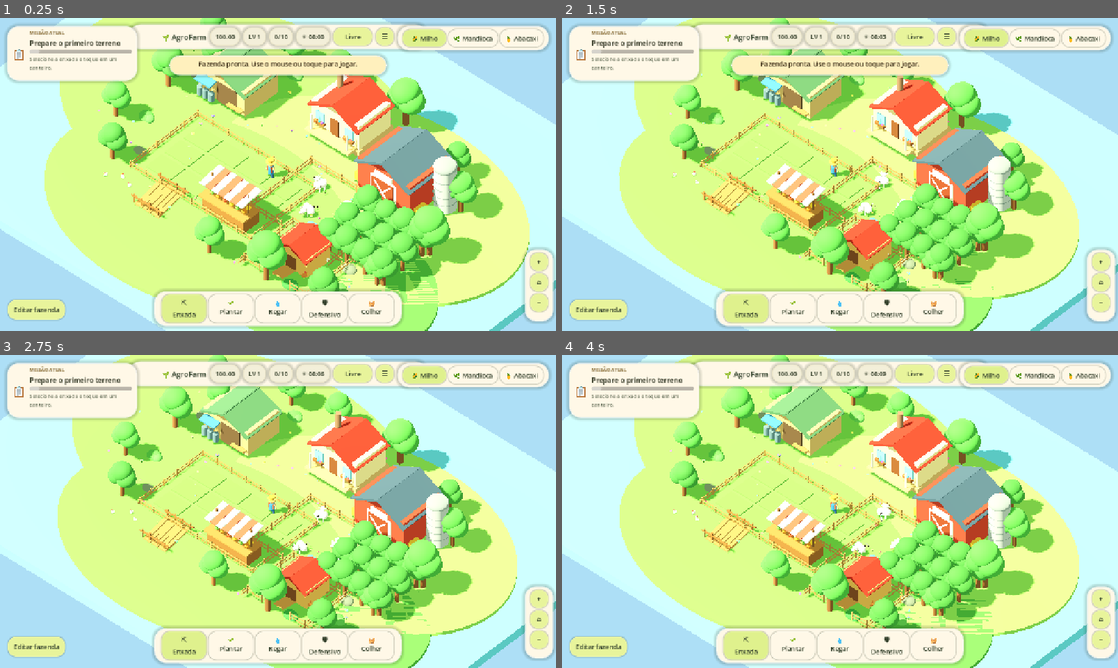
Above: before the commit, frames 1-4 (two rows, left to right).
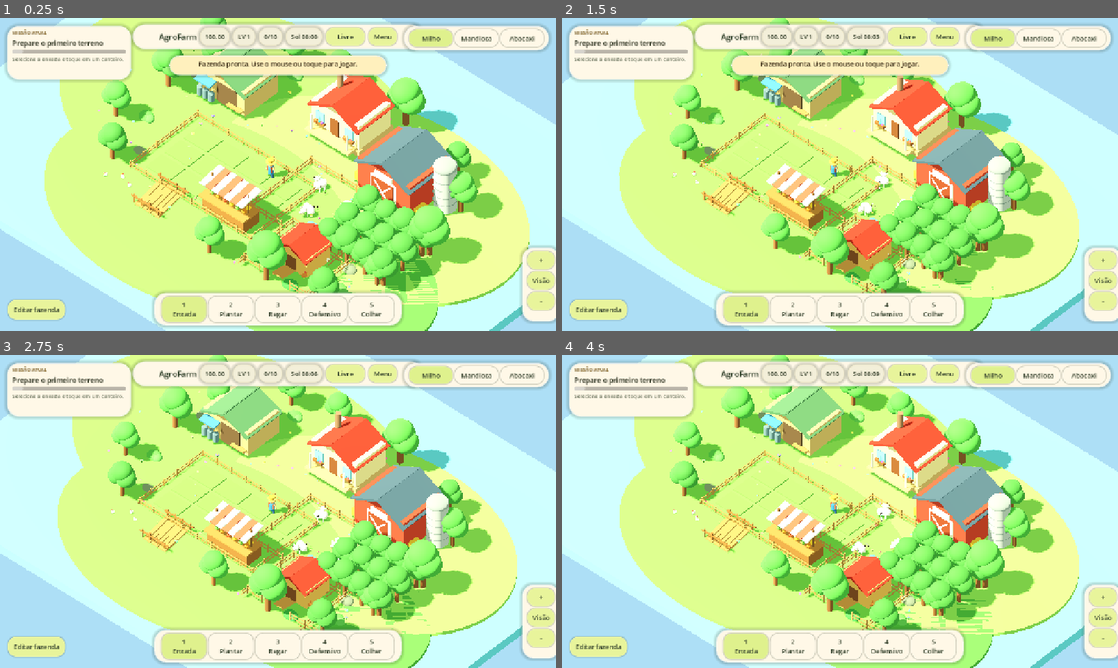
Above: after the commit, the same moments.

Repository: stepoil-debug/agrofarm
Game: Godot game, scene res://scenes/main.tscn
Same seed, same stepped clock (60 frames per second), same inputs: the game is played once before the commit and once after it.
Inputs (mouse positions are in pixels of both pictures, inside the frame that each line leads up to):
- Up to frame 1 (0.25 s): no input
- Up to frame 2 (1.5 s): click "Livre" at 0.5 s; click "☰" (after the commit: "Menu") at 1.25 s
- Up to frame 3 (2.75 s): click "+" at 2 s
- Up to frame 4 (4 s): click "⌂" (after the commit: "Visão") at 2.75 s; click (1101, 636) at 3.5 s, where only the run after the commit has a clickable "-"

The runs differ from the first frame. In frame 1, 4.4% of the frame differs, in the area x 1-100%, y 1-99%; in frame 2, 4.4%; in frame 3, 4.4%; in frame 4, 4.4%.

Commit message:
feat: finalizar personalização, zoom amplo e interface mobile limpa

Diff:
--- a/apps/agrofarm-godot/scripts/main_custom.gd
+++ b/apps/agrofarm-godot/scripts/main_custom.gd
@@ -88,6 +88,139 @@
 func _build_interface() -> void:
 	super()
 	_build_customization_controls()
+
+func _build_top_hud(root: Control) -> void:
+	var panel := PanelContainer.new()
+	panel.anchor_left = 0.5
+	panel.anchor_right = 0.5
+	panel.offset_left = -335
+	panel.offset_right = 335
+	panel.offset_top = 14
+	panel.offset_bottom = 72
+	panel.add_theme_stylebox_override("panel", _panel_style(Color("fff8e7"), 28))
+	root.add_child(panel)
+	var row := HBoxContainer.new()
+	row.alignment = BoxContainer.ALIGNMENT_CENTER
+	row.add_theme_constant_override("separation", 8)
+	panel.add_child(row)
+	row.add_child(_make_label("AgroFarm", 18, Color("33442d"), true))
+	for key_text in [["coins", "100.00"], ["level", "LV 1"], ["storage", "0/10"], ["clock", "Sol 08:00"]]:
+		var chip := PanelContainer.new()
+		chip.add_theme_stylebox_override("panel", _panel_style(Color("f3efd9"), 18, Color("eee8cc")))
+		var label := _make_label(key_text[1], 14, Color("39442e"), true)
+		chip.add_child(label)
+		row.add_child(chip)
+		hud[key_text[0]] = label
+	var mode_button := _make_button("Livre", _toggle_mode, Color("e8f49b"), Vector2(90, 40))
+	row.add_child(mode_button)
+	hud["mode"] = mode_button
+	row.add_child(_make_button("Menu", _open_menu, Color("e8f49b"), Vector2(66, 40)))
+
+func _build_mission_panel(root: Control) -> void:
+	var panel := PanelContainer.new()
+	panel.offset_left = 16
+	panel.offset_top = 18
+	panel.offset_right = 302
+	panel.offset_bottom = 142
+	panel.add_theme_stylebox_override("panel", _panel_style(Color("fff8e7"), 26))
+	root.add_child(panel)
+	var column := VBoxContainer.new()
+	column.size_flags_horizontal = Control.SIZE_EXPAND_FILL
+	column.add_theme_constant_override("separation", 4)
+	panel.add_child(column)
+	column.add_child(_make_label("MISSÃO ATUAL", 11, Color("8a6c2f"), true))
+	var title := _make_label("Prepare o primeiro terreno", 16, Color("3b402d"), true)
+	column.add_child(title)
+	var progress := ProgressBar.new()
+	progress.custom_minimum_size = Vector2(0, 9)
+	progress.max_value = 100
+	progress.show_percentage = false
+	column.add_child(progress)
+	var text := _make_label("Selecione a enxada e toque em um canteiro.", 12, Color("66705a"))
+	text.autowrap_mode = TextServer.AUTOWRAP_WORD_SMART
+	column.add_child(text)
+	hud["mission_title"] = title
+	hud["mission_text"] = text
+	hud["mission_progress"] = progress
+
+func _build_crop_picker(root: Control) -> void:
+	var panel := PanelContainer.new()
+	panel.anchor_left = 1.0
+	panel.anchor_right = 1.0
+	panel.offset_left = -350
+	panel.offset_right = -16
+	panel.offset_top = 18
+	panel.offset_bottom = 75
+	panel.add_theme_stylebox_override("panel", _panel_style(Color("fff8e7"), 26))
+	root.add_child(panel)
+	var row := HBoxContainer.new()
+	row.alignment = BoxContainer.ALIGNMENT_CENTER
+	row.add_theme_constant_override("separation", 5)
+	panel.add_child(row)
+	for key in CROP_DATA:
+		var info: Dictionary = CROP_DATA[key]
+		var button := _make_button(String(info["name"]), _select_crop.bind(key), Color("fff8e7"), Vector2(100, 40))
+		button.set_meta("crop", key)
+		button.add_to_group("crop_buttons")
+		row.add_child(button)
+
+func _build_toolbar(root: Control) -> void:
+	var panel := PanelContainer.new()
+	panel.anchor_left = 0.5
+	panel.anchor_right = 0.5
+	panel.anchor_top = 1.0
+	panel.anchor_bottom = 1.0
+	panel.offset_left = -285
+	panel.offset_right = 285
+	panel.offset_top = -88
+	panel.offset_bottom = -14
+	panel.add_theme_stylebox_override("panel", _panel_style(Color("fff8e7"), 26))
+	root.add_child(panel)
+	var row := HBoxContainer.new()
+	row.alignment = BoxContainer.ALIGNMENT_CENTER
+	row.add_theme_constant_override("separation", 5)
+	panel.add_child(row)
+	var tools := [["hoe", "1\nEnxada"], ["seed", "2\nPlantar"], ["water", "3\nRegar"], ["protect", "4\nDefensivo"], ["harvest", "5\nColher"]]
+	for data in tools:
+		var button := _make_button(data[1], _select_tool.bind(data[0]), Color("fff8e7"), Vector2(103, 58))
+		button.set_meta("tool", data[0])
+		button.add_to_group("tool_buttons")
+		row.add_child(button)
+
+func _build_zoom_controls(root: Control) -> void:
+	var panel := PanelContainer.new()
+	panel.anchor_left = 1.0
+	panel.anchor_right = 1.0
+	panel.anchor_top = 1.0
+	panel.anchor_bottom = 1.0
+	panel.offset_left = -78
+	panel.offset_right = -18
+	panel.offset_top = -192
+	panel.offset_bottom = -22
+	panel.add_theme_stylebox_override("panel", _panel_style(Color("fff8e7"), 24))
+	root.add_child(panel)
+	var column := VBoxContainer.new()
+	column.add_theme_constant_override("separation", 5)
+	panel.add_child(column)
+	column.add_child(_make_button("+", func(): camera_zoom = clampf(camera_zoom - 2.0, 13.0, 48.0), Color("e8f49b"), Vector2(48, 42)))
+	column.add_child(_make_button("Visão", _camera_home, Color("e8f49b"), Vector2(48, 42)))
+	column.add_child(_make_button("-", func(): camera_zoom = clampf(camera_zoom + 2.0, 13.0, 48.0), Color("e8f49b"), Vector2(48, 42)))
+
+func _update_hud() -> void:
+	if hud.is_empty() or game.is_empty():
+		return
+	hud["coins"].text = _format_coins(float(game["coins"]))
+	hud["level"].text = "LV %d" % int(game["level"])
+	hud["storage"].text = "%d/%d" % [_used_storage(), int(game["barn_capacity"])]
+	hud["mode"].text = "Livre" if String(game["mode"]) == "free" else "Realista"
+	var hour := int(day_minutes / 60.0) % 24
+	var minute := int(day_minutes) % 60
+	var weather_names := {"sunny": "Sol", "cloudy": "Nublado", "rain": "Chuva"}
+	hud["clock"].text = "%s %02d:%02d" % [weather_names.get(game.get("weather", "sunny"), "Sol"), hour, minute]
+	var mission := _mission()
+	hud["mission_title"].text = mission["title"]
+	hud["mission_text"].text = mission["text"]
+	hud["mission_progress"].value = mission["progress"]
 
 func _build_customization_controls() -> void:
 	var layer := CanvasLayer.new()
@@ -167,7 +300,7 @@
 		return
 	_clear_modal("Comprar machado")
 	modal_content.add_child(_make_label("O machado permite cortar árvores e abrir espaço para expandir a fazenda.", 15, Color("59654f")))
-	modal_content.add_child(_make_button("Comprar machado · 120 moedas", _buy_axe, Color("dff18d"), Vector2(0, 50)))
+	modal_content.add_child(_make_button("Comprar machado - 120 moedas", _buy_axe, Color("dff18d"), Vector2(0, 50)))
 
 func _buy_axe() -> void:
 	if float(game["coins"]) < AXE_COST:
@@ -344,10 +477,19 @@
 	super(key)
 
 func _open_menu() -> void:
-	super()
+	_clear_modal("AgroFarm 3D")
+	modal_content.add_child(_make_label("Jogo rural 3D preparado para computador e Android.", 18, Color("4d6245"), true))
+	modal_content.add_child(_make_label("Clique ou toque para caminhar e interagir. Botão direito gira a câmera; scroll e os botões laterais controlam o zoom.", 14, Color("66705a")))
 	modal_content.add_child(_make_label("Personalização: mova estruturas, construa cercas, corte árvores e compre novos canteiros.", 14, Color("66705a")))
-	modal_content.add_child(_make_button("Abrir modo de edição", func(): _close_modal(); if not edit_mode: _toggle_edit_mode(), Color("dff18d"), Vector2(0, 48)))
+	modal_content.add_child(_make_button("Abrir modo de edição", _open_edit_from_menu, Color("dff18d"), Vector2(0, 48)))
 	modal_content.add_child(_make_label("Madeira disponível: %d" % int(game.get("wood", 0)), 14, Color("66705a"), true))
+	modal_content.add_child(_make_button("Salvar agora", func(): _save_game(); _show_toast("Jogo salvo."), Color("e7efcb"), Vector2(0, 46)))
+	modal_content.add_child(_make_button("Reiniciar fazenda", _reset_game, Color("edc1aa"), Vector2(0, 46)))
+
+func _open_edit_from_menu() -> void:
+	_close_modal()
+	if not edit_mode:
+		_toggle_edit_mode()
 
 func _reset_game() -> void:
 	if FileAccess.file_exists(SAVE_PATH):
